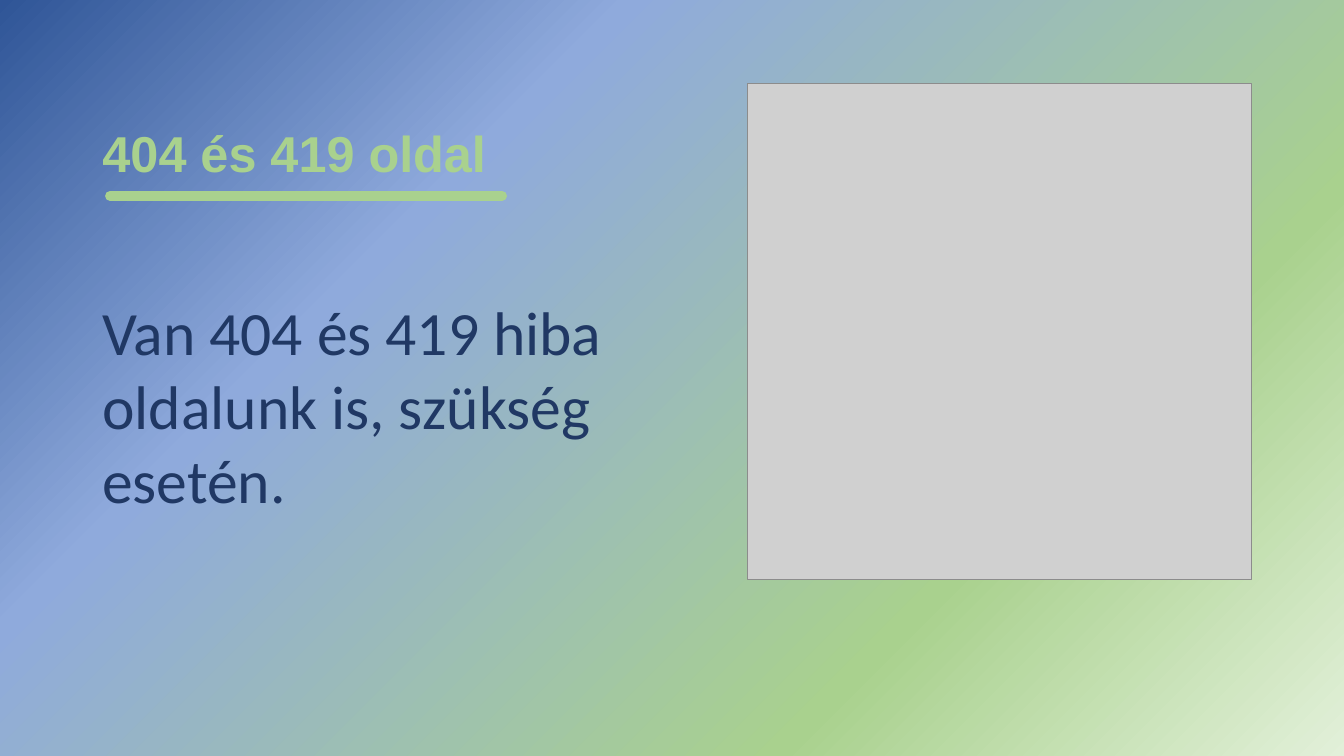
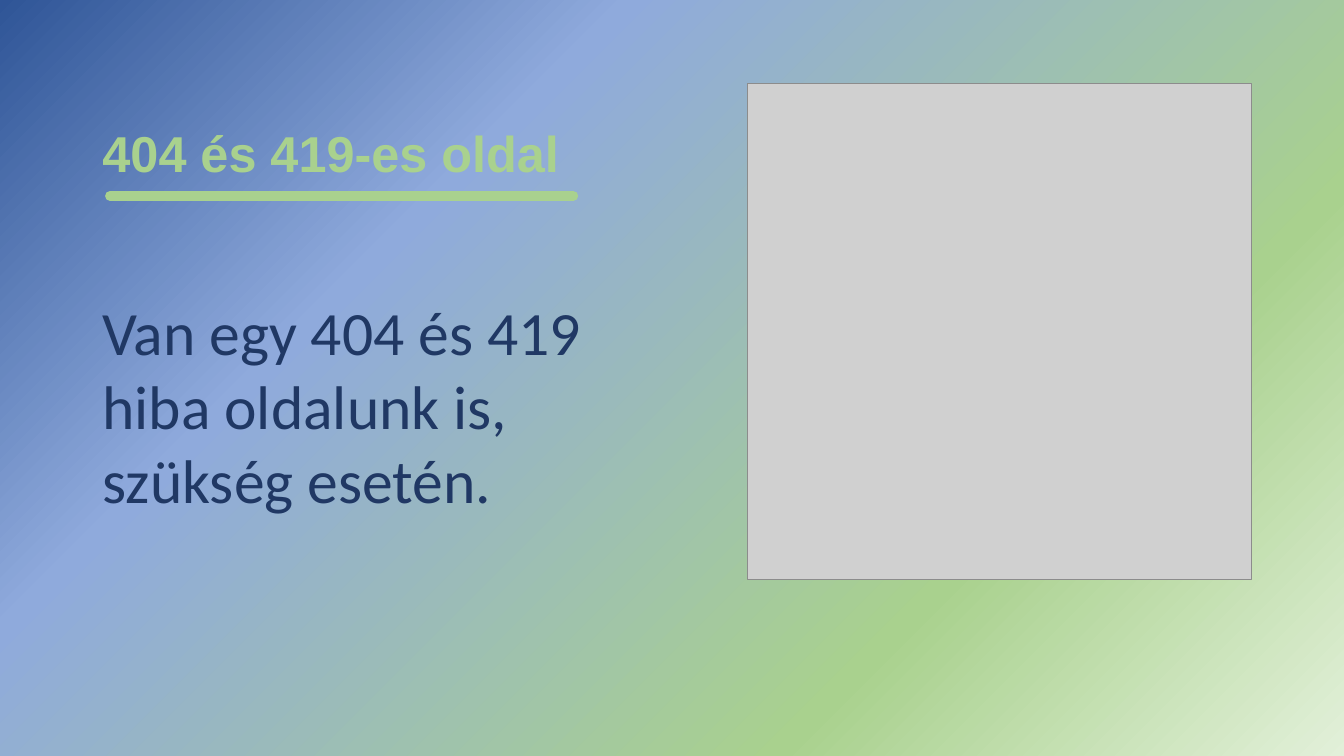
Before and after one commit to ElectronSama/ComprollerVizsga, a slide deck: slide 15 of Dokumentáció/comproller.pptx. Drawn at 1344x756 pixels with LibreOffice and Linux fonts; fonts in the diff are those of the drawing; grey boxes stand for pictures. Boxes give left, top, right and bottom in pixels: in the first picture for what was removed or moved away, otherwise in the second. Text is boxed around its words. In the diff, an @@ line names an element or a change of style, - is before the commit and + after.

```diff
--- a/Dokumentáció/comproller.pptx
+++ b/Dokumentáció/comproller.pptx
@@ title at (x1=102, y1=135, x2=427, y2=172): text changed @@
-404 és 419 oldal
+404 és 419-es oldal
@@ line moved from (110, 196) - (502, 196) to (110, 196) - (574, 196) @@
@@ text at (x1=102, y1=313, x2=581, y2=514): text changed @@
-Van 404 és 419 hiba oldalunk is, szükség esetén.
+Van egy 404 és 419 hiba oldalunk is, szükség esetén.
```
Also in this commit, not shown: 3 other slides changed, 4 other files.
